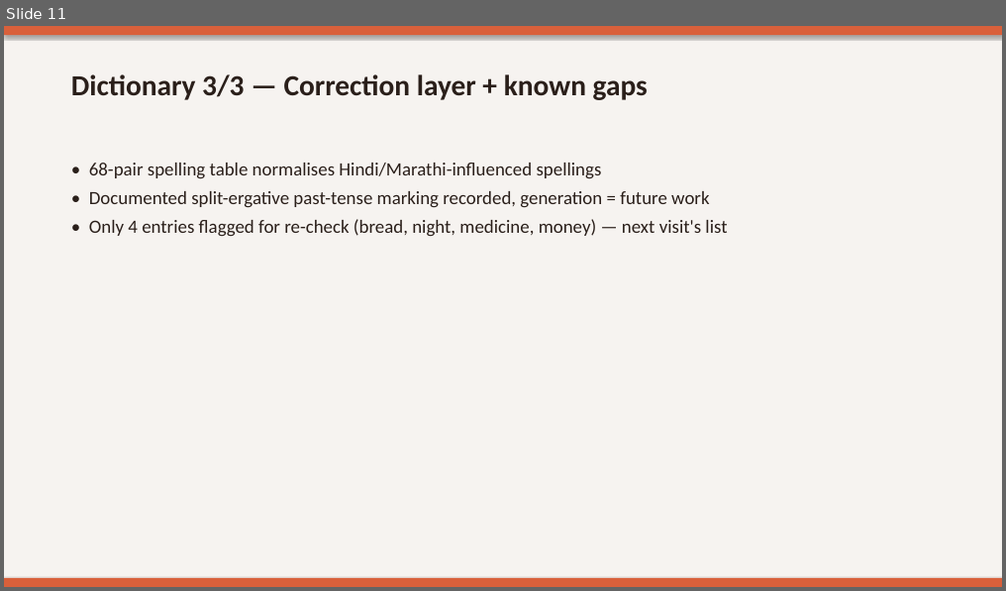
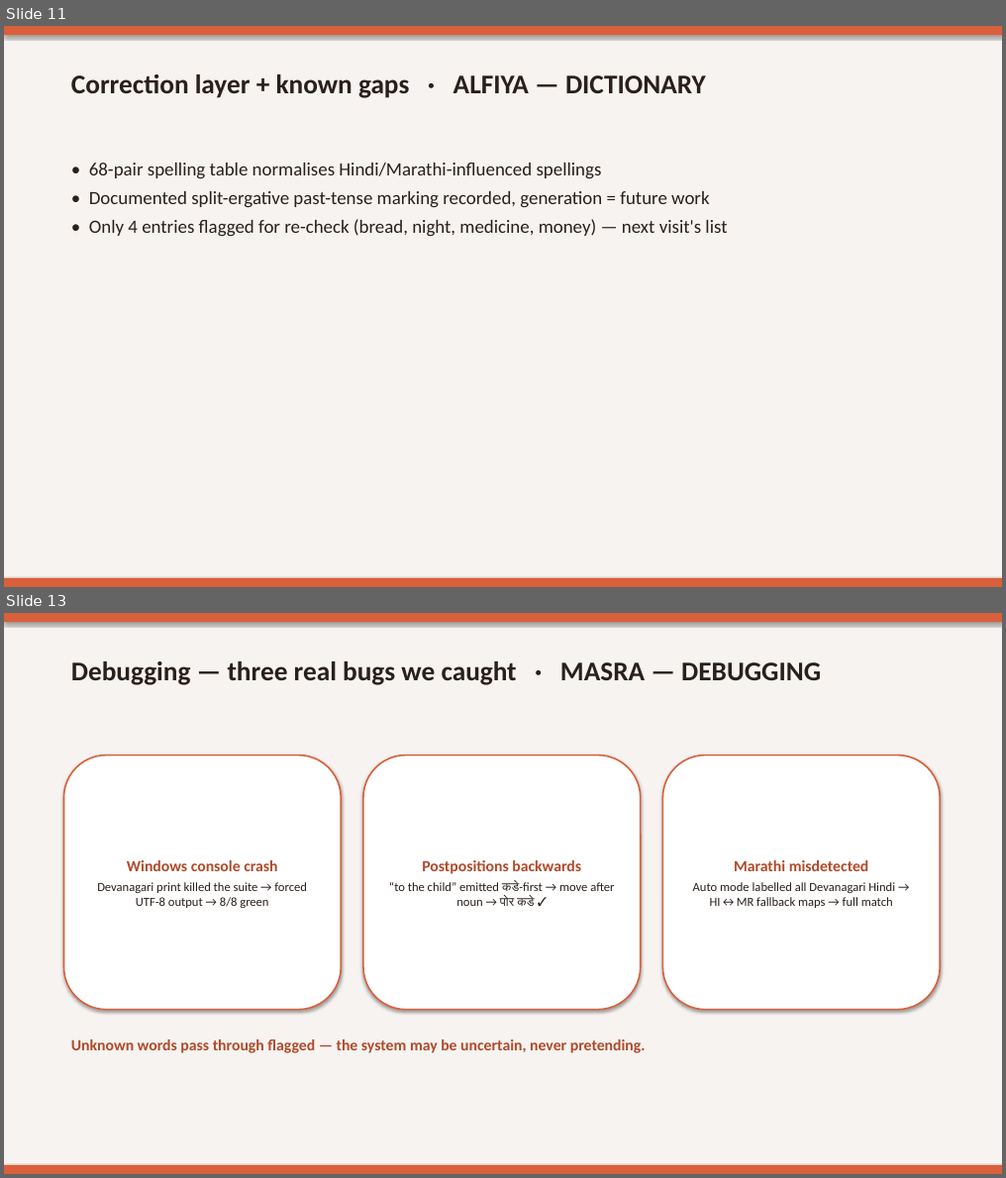
Before and after one commit to sumaiyaaa08/WARLI_TRANSLATOR, a slide deck: report/Warli_Vaani_Presentation.pptx. Shown one above the other, each under a label of ours: slide 11 before the commit, slides 11 and 13 after it; the slides between them are not shown. The pictures are 1006x591 and 1006x1178 pixels, drawn with LibreOffice and Linux fonts; fonts in the diff are those of the drawing. Boxes give left, top, right and bottom in pixels: in the first picture for what was removed or moved away, otherwise in the second. Text is boxed around its words. In the diff, an @@ line names an element or a change of style, - is before the commit and + after.

```diff
--- a/report/Warli_Vaani_Presentation.pptx
+++ b/report/Warli_Vaani_Presentation.pptx
@@ slide 13 added at <box>4,613,1002,1174</box>, background #F6F3F0 @@
@@ rectangle added at <box>4,613,1002,622</box>, fill #D9603B @@
@@ text added at <box>71,662,821,685</box>, 26 pt, text #2A1F1A, bold @@
+Debugging — three real bugs we caught · MASRA — DEBUGGING
@@ rounded rectangle added at <box>63,756,341,1010</box>, fill #FFFFFF, outline #D9603B 1.5 pt, 12 pt, text #2A1F1A @@
+Windows console crash
+Devanagari print killed the suite → forced UTF-8 output → 8/8 green
@@ rounded rectangle added at <box>363,756,641,1010</box>, fill #FFFFFF, outline #D9603B 1.5 pt, 12 pt, text #2A1F1A @@
+Postpositions backwards
+“to the child” emitted कडे-first → move after noun → पोर कडे ✓
@@ rounded rectangle added at <box>662,756,940,1010</box>, fill #FFFFFF, outline #D9603B 1.5 pt, 12 pt, text #2A1F1A @@
+Marathi misdetected
+Auto mode labelled all Devanagari Hindi → HI↔MR fallback maps → full match
@@ text added at <box>71,1040,646,1054</box>, 15 pt, text #B04A2A, bold @@
+Unknown words pass through flagged — the system may be uncertain, never pretending.
@@ rectangle added at <box>4,1165,1002,1174</box>, fill #D9603B @@
@@ slide 11 changed as well @@
@@ text at <box>71,75,706,98</box>: text changed; size 28 to 26 pt @@
-Dictionary 3/3 — Correction layer + known gaps
+Correction layer + known gaps · ALFIYA — DICTIONARY
```
Also in this commit, not shown: 13 other slides changed, 1 other slide added, 2 slides removed.
